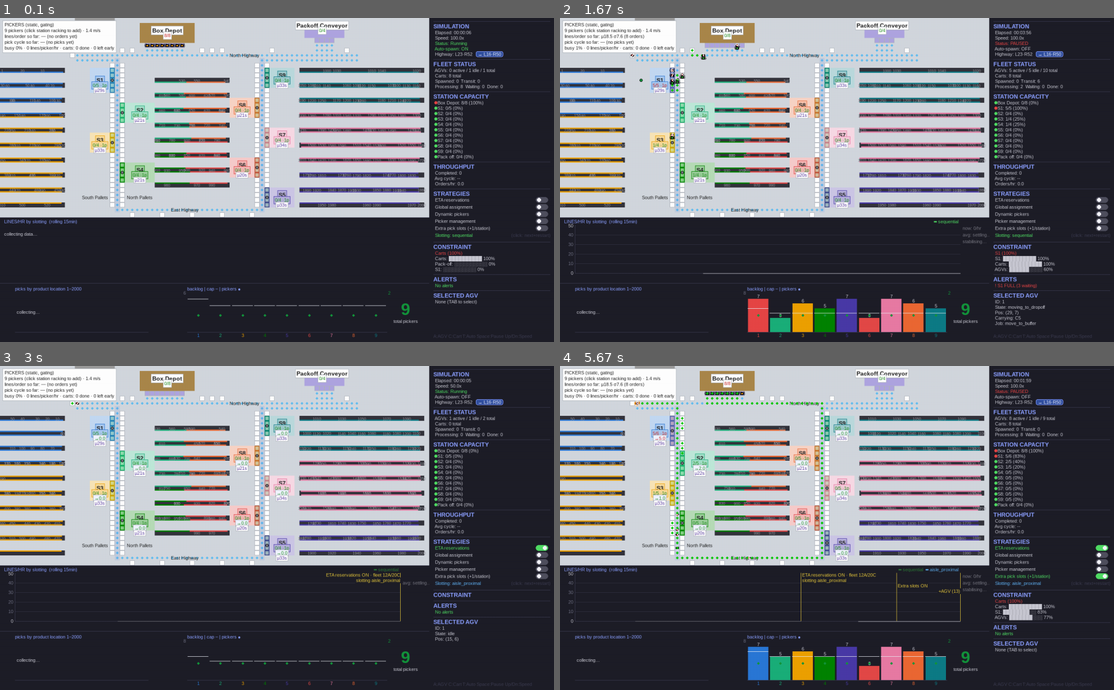
Above: before the commit, frames 1-4 (two rows, left to right).
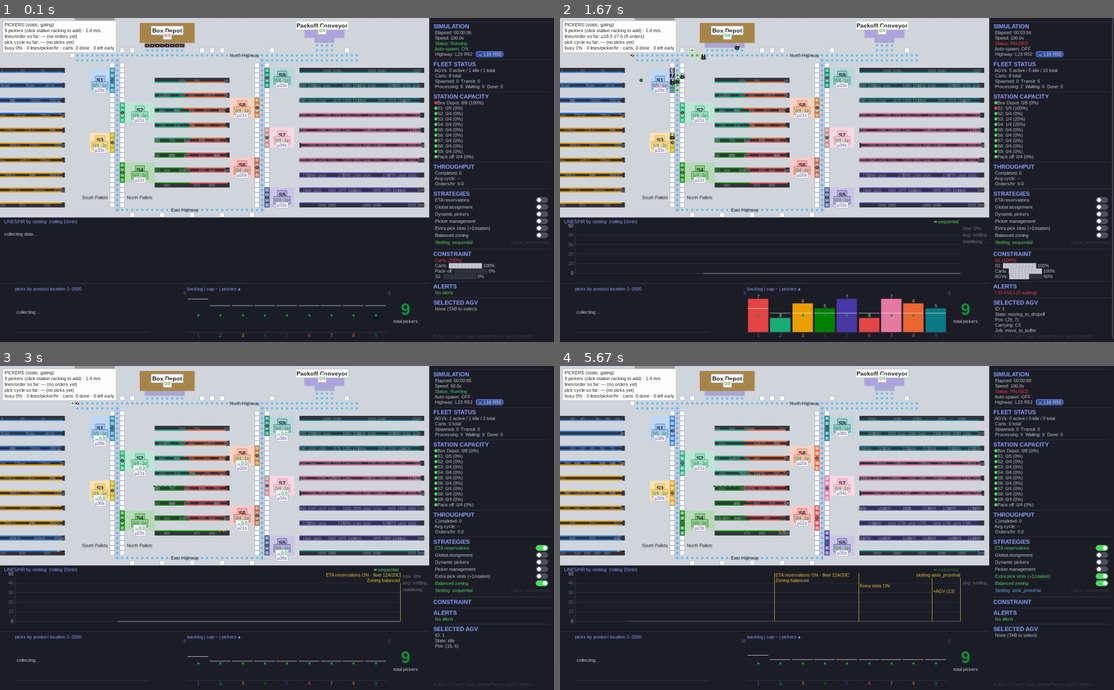
Above: after the commit, the same moments.

Repository: gompcc/WarehouseRepSim
Game: pygame game, started from agv_simulation/__main__.py
The game is run twice, just before and just after one commit, with the same random seed, the same clock (stepped at 60 frames per second) and the same inputs.
Inputs (mouse positions are in pixels of both pictures, inside the frame that each line leads up to):
- Up to frame 1 (0.1 s): no input
- Up to frame 2 (1.67 s): tap T at 0.33 s; hold Up 0.67-1.13 s; tap D at 1.17 s; hold Tab from 1.5 s (still down); hold Down from 1.5 s (still down); tap Space at 1.57 s
- Up to frame 3 (3 s): release Tab at 1.8 s; release Down at 1.8 s; click "ETA reservations" at 1.88 s; click (493, 583) at 2.22 s, where only the run after the commit has a clickable "Balanced zoning"; tap A at 2.5 s; hold Down from 2.83 s (still down); tap Space at 2.9 s; tap T at 2.98 s
- Up to frame 4 (5.67 s): release Down at 3.13 s; hold R 3.17-3.53 s; hold Up 3.17-3.53 s; tap Space at 3.23, 3.63, 4.37, 4.77, 5.1 s; tap C at 3.32, 4.45 s; hold Up 3.57-3.93 s; click "Extra pick slots (+1/station)" at 4.02 s; hold Down 4.3-4.67 s; hold Up 4.7-5 s; hold Down 5.03-5.33 s; tap T at 5.18 s; click (1053, 589) at 5.42 s, where only the run after the commit has a clickable "Slotting: sequential"

The runs differ from the first frame. In frame 1, 1.1% of the frame differs, in the area x 78-100%, y 66-91%; in frame 2, 1.7%; in frame 3, 3.0%; in frame 4, 7.3%, in the area x 0-100%, y 3-97%.

Commit message:
Balanced zoning toggle: equal same-side demand per station
New zoning mode (STRATEGIES toggle 'Balanced zoning';
run_headless(zoning='balanced')): same-side stations get EQUAL location
budgets filled nearest-first, vs the default nearest-walk that let S7
hoard 447/2000 SKUs under flat demand. Default layout: east 280/447/280
-> 336/336/335, west 174/349 -> 261/262, central ~117 each; mean walk
19.2 -> 20.7 m. Toggling rebuilds the world (session-continuous curve,
labelled mark) and the aisle border/tint colours re-derive from the
fresh catalog, so the map recolours immediately.

FIRST A/B IS NEGATIVE (2h seed 42, mgmt+extra): balanced 34.5 o/hr vs
nearest 39.5, S7 still 100% fill. Root cause: with 20 uniform lines per
order, an order needs S7 with ~97% probability even at a 336-SKU zone -
balancing equalizes load but does NOT reduce stations-per-order, and
adds walk. The regime's real constraint is stops per order; recorded
for the next session's queue.

123 tests green (5 new zoning tests).

Co-Authored-By: Claude Fable 5 <noreply@anthropic.com>

Diff:
--- a/agv_simulation/__main__.py
+++ b/agv_simulation/__main__.py
@@ -48,6 +48,7 @@
     strategies,
     picker_strategy: str,
     fleet_target: tuple[int, int],
+    zoning: str = "nearest",
 ) -> tuple[Environment, Dispatcher]:
     """Fresh deterministic world. Resetting the ID counters and re-seeding
     means order N is byte-identical in every world, so per-slotting runs
@@ -57,7 +58,9 @@
     # Canonical fixed demand: every world reads the same 15h x 3000
     # lines/hr order book (order N identical across slotting arms).
     set_order_book(ensure_order_book())
-    env = Environment(slotting=slotting, picker_strategy=picker_strategy)
+    env = Environment(
+        slotting=slotting, zoning=zoning, picker_strategy=picker_strategy,
+    )
     verify_graph(env.graph, env.tiles)
     dispatcher = Dispatcher(env.tiles, strategies=strategies, pickers=env.pickers)
     env.agv_preload_remaining, env.preload_remaining = fleet_target
@@ -87,7 +90,10 @@
     # into free un-targeted depot tiles); AGVs stream in single-file
     # through the spawn tile.
     fleet_target: tuple[int, int] = (PRELOAD_AGV_COUNT, PRELOAD_CART_COUNT)
-    env, dispatcher = _build_world("sequential", None, "static", fleet_target)
+    zoning: str = "nearest"   # zone-ownership mode; "balanced" via toggle
+    env, dispatcher = _build_world(
+        "sequential", None, "static", fleet_target, zoning,
+    )
     tiles = env.tiles
     graph = env.graph
 
@@ -188,7 +194,7 @@
         management = env.pickers.management
         env, dispatcher = _build_world(
             new_slotting, dispatcher.strategies, env.pickers.strategy,
-            fleet_target,
+            fleet_target, zoning,
         )
         env.spawn_enabled = spawn_enabled
         env.pickers.management = management
@@ -423,6 +429,27 @@
                     logger.info(
                         "[Slotting] %s -> %s — world restarted (seed %d, fleet %dA/%dC)",
                         old, new, GUI_ORDER_SEED, *fleet_target,
+                    )
+                    continue
+                if clicked_toggle == "zoning_balanced":
+                    zoning = "balanced" if zoning == "nearest" else "nearest"
+                    if env.sim_elapsed > 0:
+                        dispatcher.export_results(env.sim_elapsed, agvs, carts)
+                    # Zone ownership moves -> orders' station visits change:
+                    # full rebuild, session-continuous curve, labelled mark.
+                    # Aisle border/tint colours re-derive from the fresh
+                    # catalog, so the map recolours on the same frame.
+                    bank_curve()
+                    restart_world(env.catalog.slotting, keep_events=True)
+                    restart_marks.append((picks_t_offset, f"zoning {zoning}"))
+                    strategy_events.append(
+                        (picks_t_offset, f"Zoning {zoning}")
+                    )
+                    logger.info(
+                        "[Zoning] -> %s — world restarted; station zone "
+                        "counts: %s", zoning,
+                        {s: len(v) for s, v in sorted(
+                            env.catalog.station_skus.items())},
                     )
                     continue
                 if clicked_toggle == "extra_slots":
--- a/agv_simulation/aisles.py
+++ b/agv_simulation/aisles.py
@@ -56,6 +56,17 @@
 
 SLOTTING_STRATEGIES = ("sequential", "aisle_proximal", "fibonacci")
 
+# Zoning modes (which station's picker owns a location):
+# - "nearest":  every location belongs to the closest same-side station —
+#   simple, but the middle station of a big bank hoards the zone (under
+#   flat demand S7 owned 22% of the catalog and became a mandatory stop
+#   on ~99% of orders, strangling throughput).
+# - "balanced": same-side stations get EQUAL location budgets, filled
+#   nearest-first — every station on a side carries the same demand, so
+#   no single station is a near-mandatory stop. (With flat demand, equal
+#   locations == equal demand.)
+ZONING_MODES = ("nearest", "balanced")
+
 # ----------------------------------------------------------------------
 # Pick-cycle calibration (user spec, 2026-07-14, re-specified same day):
 # the TOTAL cycle time of a pick — leave cart, walk, grab, walk back —
@@ -140,14 +151,22 @@
 
     _build_seq = 0  # unique per-build id (id() reuse would alias caches)
 
-    def __init__(self, tiles: dict, slotting: str = "sequential") -> None:
+    def __init__(
+        self, tiles: dict, slotting: str = "sequential",
+        zoning: str = "nearest",
+    ) -> None:
         Catalog._build_seq += 1
         self.catalog_id = Catalog._build_seq
         if slotting not in SLOTTING_STRATEGIES:
             raise ValueError(
                 f"unknown slotting {slotting!r}; pick one of {SLOTTING_STRATEGIES}"
             )
+        if zoning not in ZONING_MODES:
+            raise ValueError(
+                f"unknown zoning {zoning!r}; pick one of {ZONING_MODES}"
+            )
         self.slotting = slotting
+        self.zoning = zoning
         # Snapshot the active highway layout: banks and side boundaries are
         # frozen into this catalog, so a later set_layout() can't skew a
         # live world — the new geometry only exists after a rebuild.
@@ -173,16 +192,50 @@
         }
         self._loc_station: dict[int, str] = {}
         self._loc_walk: dict[int, float] = {}
-        for loc in self.locations:
-            best_sid, best_d = None, float("inf")
-            for sid in self.station_pos:
-                if self.station_side[sid] != loc.bank:
-                    continue
-                d = self._walk_distance_to(sid, loc.x, loc.walkway_row, loc.bank)
-                if d < best_d:
-                    best_sid, best_d = sid, d
-            self._loc_station[loc.index] = best_sid
-            self._loc_walk[loc.index] = best_d
+        if zoning == "balanced":
+            # Demand-balanced zoning: same-side stations get EQUAL location
+            # budgets, filled nearest-first in geometric order — a station
+            # whose nearest-set exceeds its budget spills the overflow to
+            # its neighbours, so no station hoards the side (the fix for
+            # S7 owning 22% of the catalog under flat demand).
+            by_side: dict[str, list[Location]] = {}
+            for loc in self.locations:
+                by_side.setdefault(loc.bank, []).append(loc)
+            for side, locs in by_side.items():
+                sids = sorted(
+                    s for s in self.station_pos if self.station_side[s] == side
+                )
+                budget = {s: len(locs) / len(sids) for s in sids}
+                for loc in locs:
+                    dists = {
+                        s: self._walk_distance_to(
+                            s, loc.x, loc.walkway_row, loc.bank,
+                        )
+                        for s in sids
+                    }
+                    ranked = sorted(sids, key=lambda s: (dists[s], s))
+                    target = next(
+                        (s for s in ranked if budget[s] >= 1.0), None,
+                    )
+                    if target is None:
+                        target = max(ranked, key=lambda s: budget[s])
+                    budget[target] -= 1.0
+                    self._loc_station[loc.index] = target
+                    self._loc_walk[loc.index] = dists[target]
+        else:
+            # Nearest zoning: shortest same-side walk wins
+            for loc in self.locations:
+                best_sid, best_d = None, float("inf")
+                for sid in self.station_pos:
+                    if self.station_side[sid] != loc.bank:
+                        continue
+                    d = self._walk_distance_to(
+                        sid, loc.x, loc.walkway_row, loc.bank,
+                    )
+                    if d < best_d:
+                        best_sid, best_d = sid, d
+                self._loc_station[loc.index] = best_sid
+                self._loc_walk[loc.index] = best_d
 
         # Slotting: permutation sku -> location
         assign = {
@@ -509,10 +562,12 @@
 _catalog: Catalog | None = None
 
 
-def init_catalog(tiles: dict, slotting: str = "sequential") -> Catalog:
+def init_catalog(
+    tiles: dict, slotting: str = "sequential", zoning: str = "nearest",
+) -> Catalog:
     """Build (or rebuild) the catalog from the live tile map."""
     global _catalog
-    _catalog = Catalog(tiles, slotting=slotting)
+    _catalog = Catalog(tiles, slotting=slotting, zoning=zoning)
     return _catalog
 
 
--- a/agv_simulation/environment.py
+++ b/agv_simulation/environment.py
@@ -81,6 +81,7 @@
         stuck_threshold: float = STUCK_WARN_SECONDS,
         event_jsonl: str | None = None,
         slotting: str = "sequential",
+        zoning: str = "nearest",
         picker_strategy: str = "static",
         picker_management: bool = False,
         layout: HighwayLayout | None = None,
@@ -95,7 +96,7 @@
         self.graph = build_graph(self.tiles)
         # 2000-SKU aisle catalog (PRD §14); slotting picks the SKU placement
         # strategy (sequential / aisle_proximal / fibonacci)
-        self.catalog = init_catalog(self.tiles, slotting=slotting)
+        self.catalog = init_catalog(self.tiles, slotting=slotting, zoning=zoning)
         # Pickers (PRD §14.9); strategy: static station-bound vs dynamic
         # two-pool labour sharing (outer ring / central island toggle)
         self.pickers = PickerManager(
--- a/agv_simulation/headless.py
+++ b/agv_simulation/headless.py
@@ -45,6 +45,7 @@
     strategies: StrategyConfig | dict | None = None,
     export: bool = True,
     slotting: str = "sequential",
+    zoning: str = "nearest",
     picker_strategy: str = "static",
     order_book: bool = True,
     snapshot_interval: float = 60.0,
@@ -103,7 +104,7 @@
     )
 
     env = Environment(
-        event_jsonl=event_jsonl, slotting=slotting,
+        event_jsonl=event_jsonl, slotting=slotting, zoning=zoning,
         picker_strategy=picker_strategy,
         picker_management=picker_management, layout=layout,
     )
@@ -203,6 +204,7 @@
         "seed": seed,
         "strategies": dispatcher.strategies.active_names(),
         "slotting": slotting,
+        "zoning": zoning,
         "picker_strategy": picker_strategy,
         "highway": (layout.left_col, layout.right_col),
         "extra_slots": layout.extra_slots,
@@ -229,9 +231,9 @@
         import os
         os.makedirs(os.path.dirname(results_json) or ".", exist_ok=True)
         metadata_keys = ("num_agvs", "num_carts", "seed", "strategies",
-                        "slotting", "picker_strategy", "picker_management",
-                        "highway", "extra_slots", "sim_duration",
-                        "total_ticks", "wall_clock_seconds")
+                        "slotting", "zoning", "picker_strategy",
+                        "picker_management", "highway", "extra_slots",
+                        "sim_duration", "total_ticks", "wall_clock_seconds")
         payload = {
             "metadata": {k: result[k] for k in metadata_keys},
             "summary": {
--- a/agv_simulation/renderer.py
+++ b/agv_simulation/renderer.py
@@ -616,6 +616,21 @@
             px + 8, y - 2, PANEL_WIDTH - 16, 16,
         )
         y += 17
+        # Balanced zoning: same-side stations own EQUAL demand instead of
+        # nearest-walk hoarding (rebuild; aisle colours re-derive live)
+        from .aisles import get_catalog as _get_cat
+        try:
+            on = _get_cat().zoning == "balanced"
+        except Exception:
+            on = False
+        color = PANEL_GREEN if on else PANEL_TEXT
+        txt = font_sm.render("  Balanced zoning", True, color)
+        surface.blit(txt, (px + 8, y))
+        _draw_toggle_switch(surface, px + PANEL_WIDTH - 44, y - 1, on)
+        toggle_rects["zoning_balanced"] = pygame.Rect(
+            px + 8, y - 2, PANEL_WIDTH - 16, 16,
+        )
+        y += 17
         # Slotting strategy: clicking cycles to the next arm and RESTARTS
         # the sim (products move, so the world must rebuild)
         from .aisles import get_catalog
--- /dev/null
+++ b/tests/test_zoning.py
@@ -0,0 +1,56 @@
+"""Zoning modes: nearest (default) vs balanced (equal same-side demand).
+
+Balanced zoning is the structural fix for the flat-demand pathology where
+the middle station of a big bank (S7: 447 of 2000 SKUs) became a
+near-mandatory stop on ~99% of orders.
+"""
+
+import pytest
+
+from agv_simulation.aisles import init_catalog
+from agv_simulation.constants import NUM_SKUS
+from agv_simulation.map_builder import build_map
+
+SIDE_GROUPS = (("S1", "S3"), ("S2", "S4", "S6", "S8"), ("S5", "S7", "S9"))
+
+
+def _counts(cat):
+    return {s: len(v) for s, v in cat.station_skus.items()}
+
+
+def test_nearest_is_default_and_hoards():
+    cat = init_catalog(build_map())
+    assert cat.zoning == "nearest"
+    counts = _counts(cat)
+    east = [counts[s] for s in ("S5", "S7", "S9")]
+    assert max(east) - min(east) > 50  # S7 hoards the east bank
+
+
+def test_balanced_equalizes_same_side_zones():
+    cat = init_catalog(build_map(), zoning="balanced")
+    counts = _counts(cat)
+    assert sum(counts.values()) == NUM_SKUS
+    for group in SIDE_GROUPS:
+        vals = [counts[s] for s in group]
+        assert max(vals) - min(vals) <= 1, (group, vals)
+
+
+def test_balanced_keeps_side_constraint_and_walks():
+    cat = init_catalog(build_map(), zoning="balanced")
+    for sku, slot in cat.slots.items():
+        # ownership never crosses the highway
+        assert cat.station_side[slot.station] == slot.bank
+        assert cat.walk_distance(slot.station, sku) > 0
+    # zone borders still computable for the map overlay
+    assert cat.zone_border_segments()
+
+
+def test_balanced_is_deterministic():
+    a = _counts(init_catalog(build_map(), zoning="balanced"))
+    b = _counts(init_catalog(build_map(), zoning="balanced"))
+    assert a == b
+
+
+def test_unknown_zoning_rejected():
+    with pytest.raises(ValueError):
+        init_catalog(build_map(), zoning="bogus")
